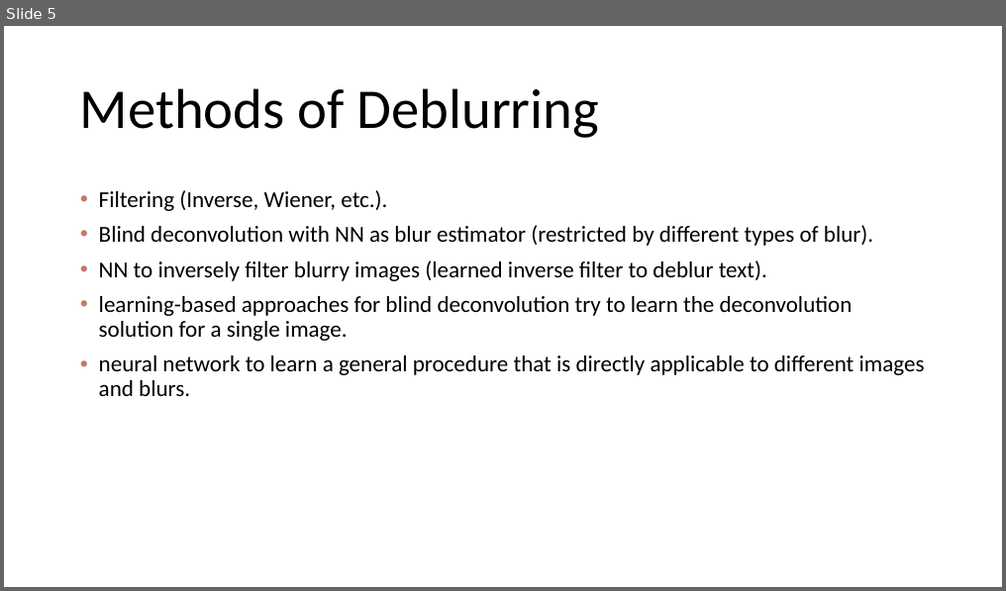
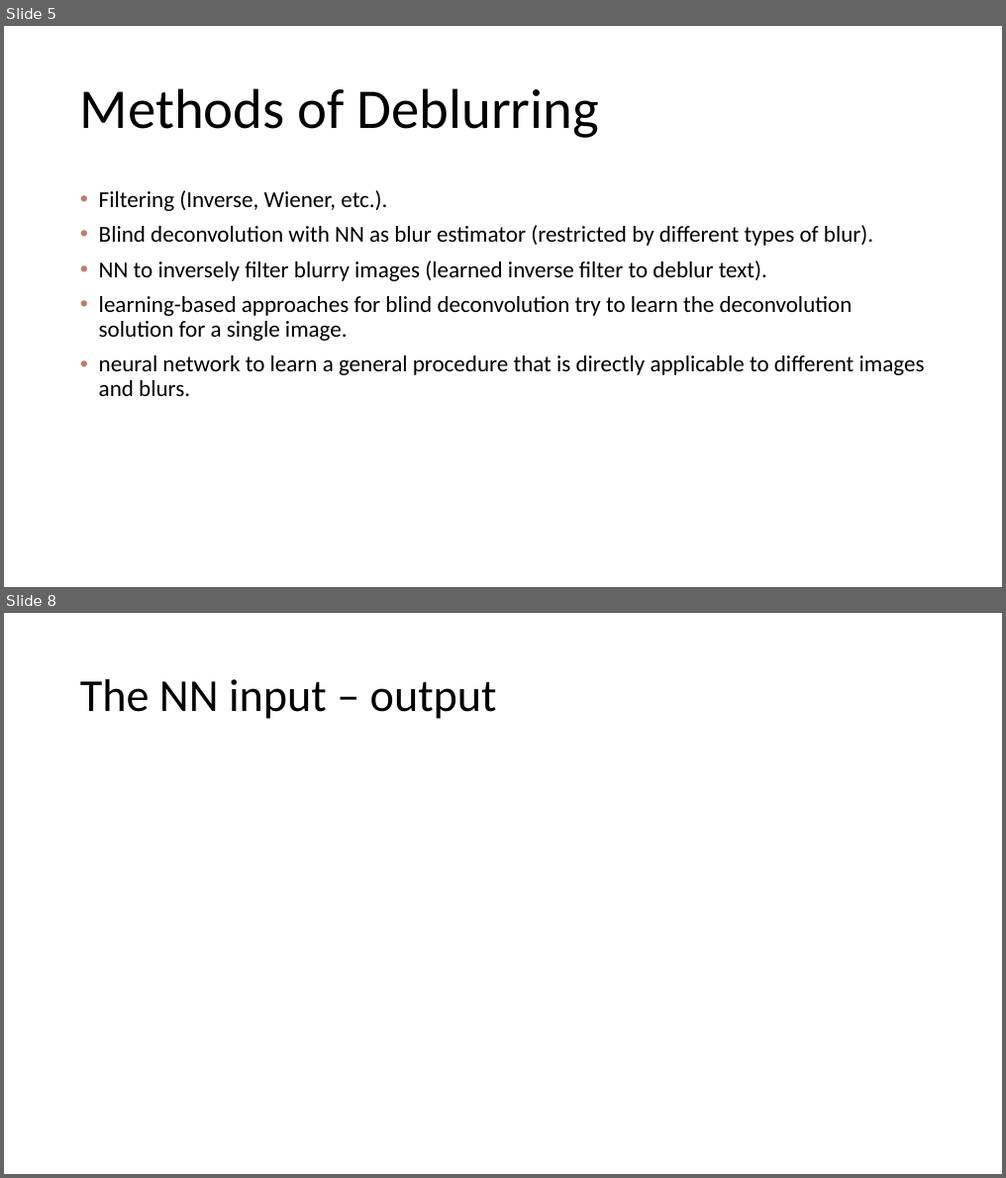
Before and after one commit to Tomlevron/Digital-image-processing, a slide deck: Slideshow/Scale-recurrent network for deblurring.pptx. Shown one above the other, each under a label of ours: slide 5 before the commit, slides 5 and 8 after it; the slides between them are not shown. The pictures are 1006x591 and 1006x1178 pixels, drawn with LibreOffice and Linux fonts; fonts in the diff are those of the drawing; grey boxes stand for pictures. Boxes give left, top, right and bottom in pixels: in the first picture for what was removed or moved away, otherwise in the second. Text is boxed around its words. In the diff, an @@ line names an element or a change of style, - is before the commit and + after.

```diff
--- a/Slideshow/Scale-recurrent network for deblurring.pptx
+++ b/Slideshow/Scale-recurrent network for deblurring.pptx
@@ slide 8 added at bbox=[4, 613, 1002, 1174], background #FFFFFF @@
@@ title added at bbox=[80, 679, 497, 719], 44 pt, text #000000 @@
+The NN input – output
```
Also in this commit, not shown: 3 slides changed, 16 other slides added.
